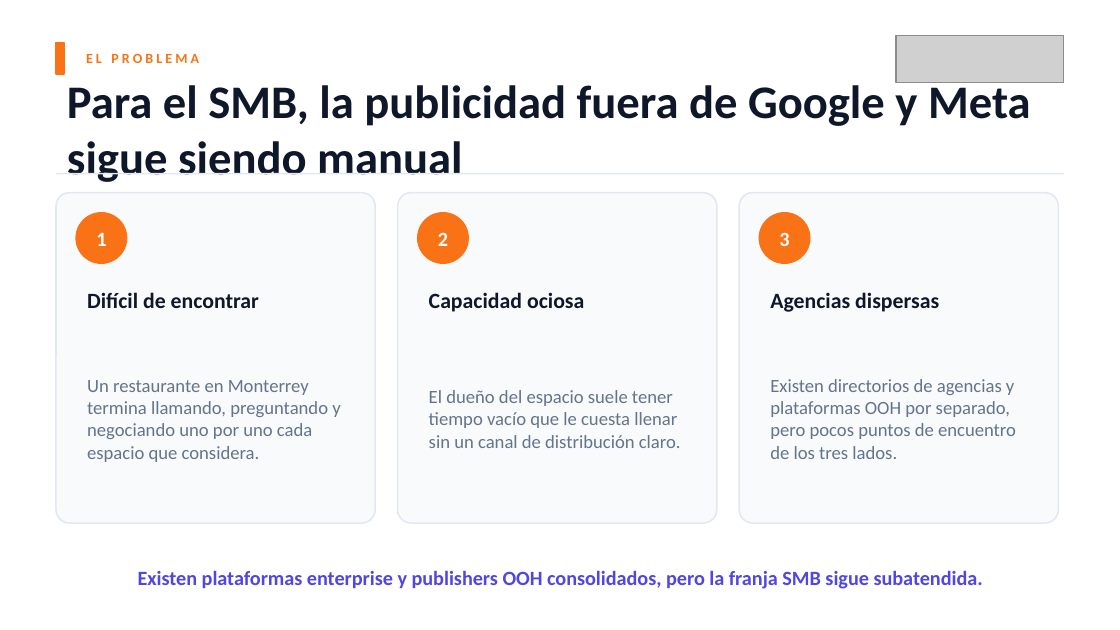
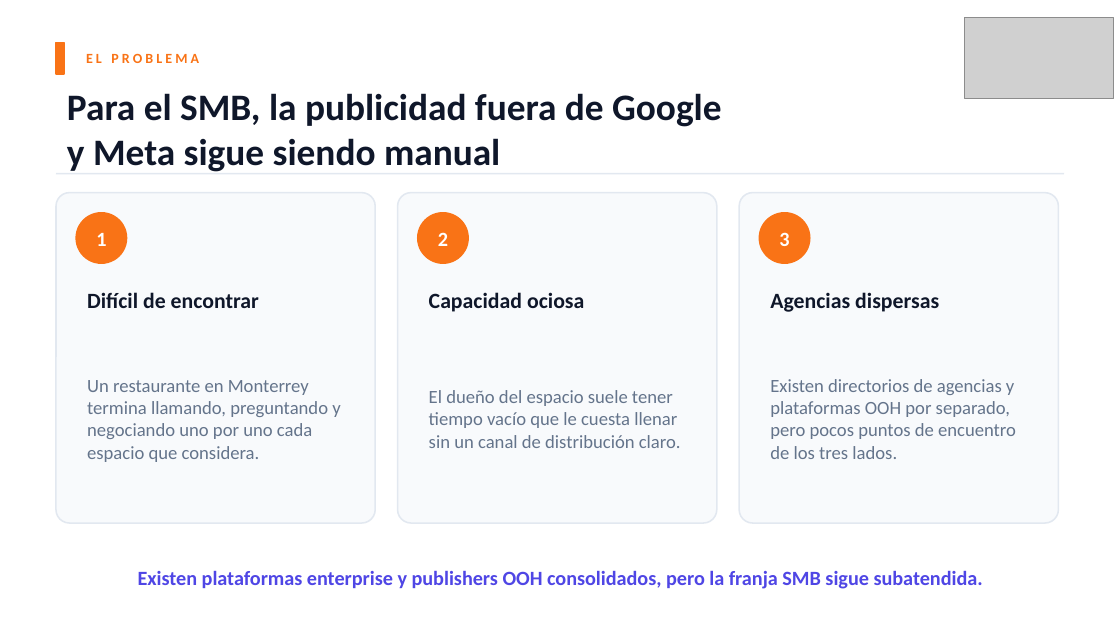
Before and after one commit to SpotU-online-org/spotu-webapp, a slide deck: slide 2 of docs/partners/SpotU_Presentacion.pptx. Drawn at 1120x630 pixels with LibreOffice and Linux fonts; fonts in the diff are those of the drawing; grey boxes stand for pictures. Boxes give left, top, right and bottom in pixels: in the first picture for what was removed or moved away, otherwise in the second. Text is boxed around its words. In the diff, an @@ line names an element or a change of style, - is before the commit and + after.

Commit message:
docs: update presentation with manual visual polish + add PDF exports

```diff
--- a/docs/partners/SpotU_Presentacion.pptx
+++ b/docs/partners/SpotU_Presentacion.pptx
@@ picture added at [965, 18, 1114, 100] @@
@@ picture removed at [896, 36, 1064, 83] @@
@@ text at [67, 93, 722, 172]: text changed; size 30 to 24 pt @@
-Para el SMB, la publicidad fuera de Google y Meta sigue siendo manual
+Para el SMB, la publicidad fuera de Google
+y Meta sigue siendo manual
```
Also in this commit, not shown: 12 other slides changed, 3 other files.
